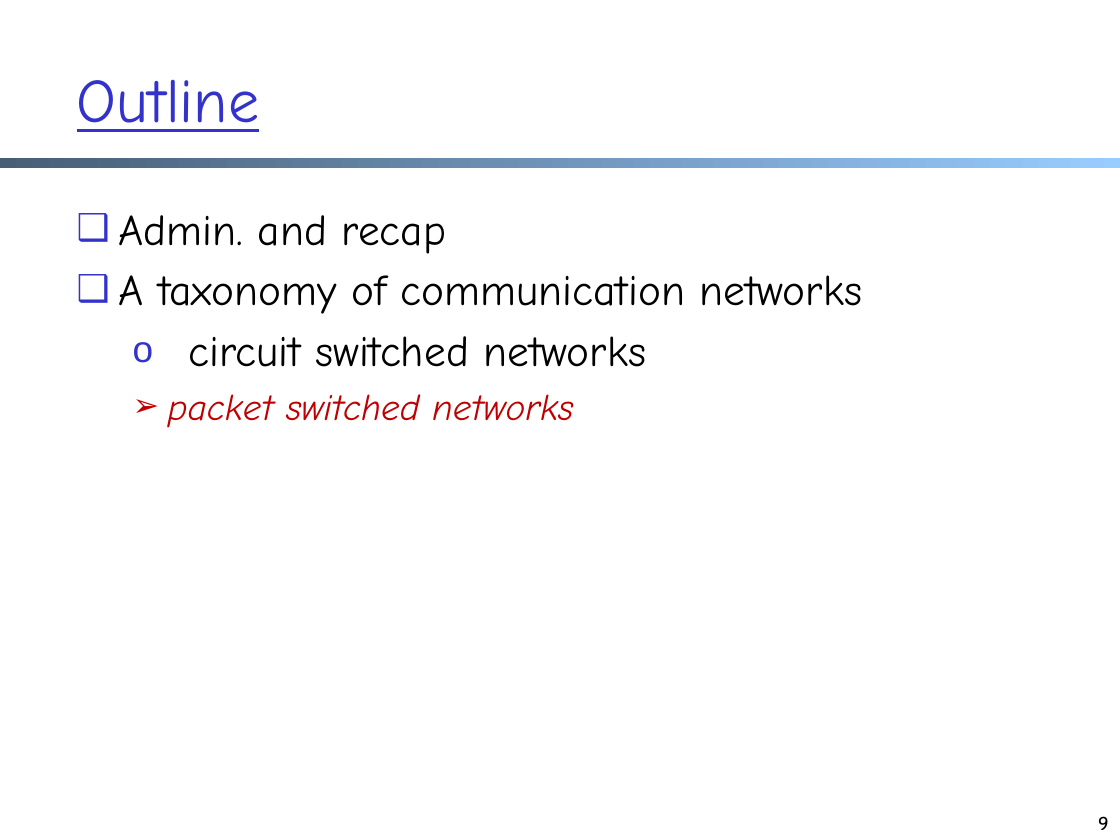
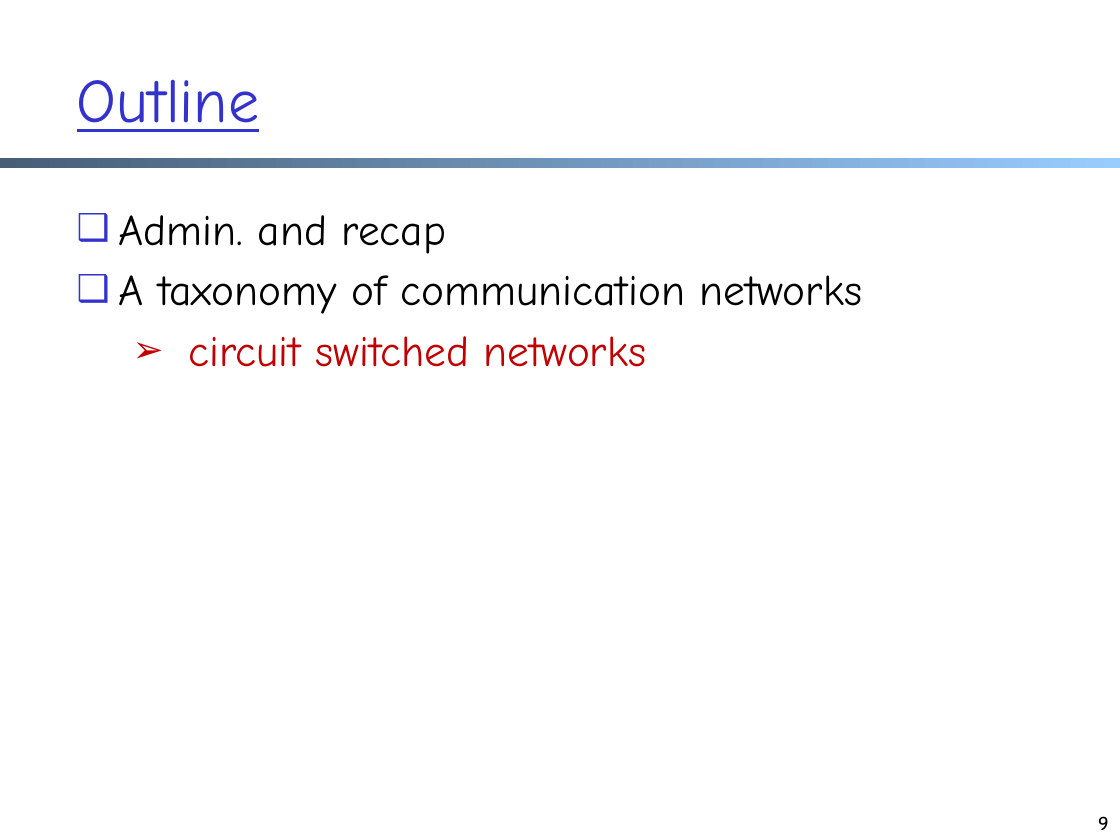
Before and after one commit to xiangq27/xiangq27.github.io, a slide deck: slide 9 of courses/cnns-xmuf21/files/lectures/architecture.pptx. Drawn at 1120x840 pixels with LibreOffice and Linux fonts; fonts in the diff are those of the drawing. Boxes give left, top, right and bottom in pixels: in the first picture for what was removed or moved away, otherwise in the second. Text is boxed around its words. In the diff, an @@ line names an element or a change of style, - is before the commit and + after.

```diff
--- a/courses/cnns-xmuf21/files/lectures/architecture.pptx
+++ b/courses/cnns-xmuf21/files/lectures/architecture.pptx
@@ text at (189, 336, 647, 367): text colour #000000 to #C00000 in "circuit switched networks"; bullet o to ➢; bullet colour #3333CC to #C00000 @@
@@ text at (168, 394, 574, 428): paragraph removed @@
-  ➢ packet switched networks
```
Also in this commit, not shown: 16 other slides changed, 6 slides removed, 1 other file.
